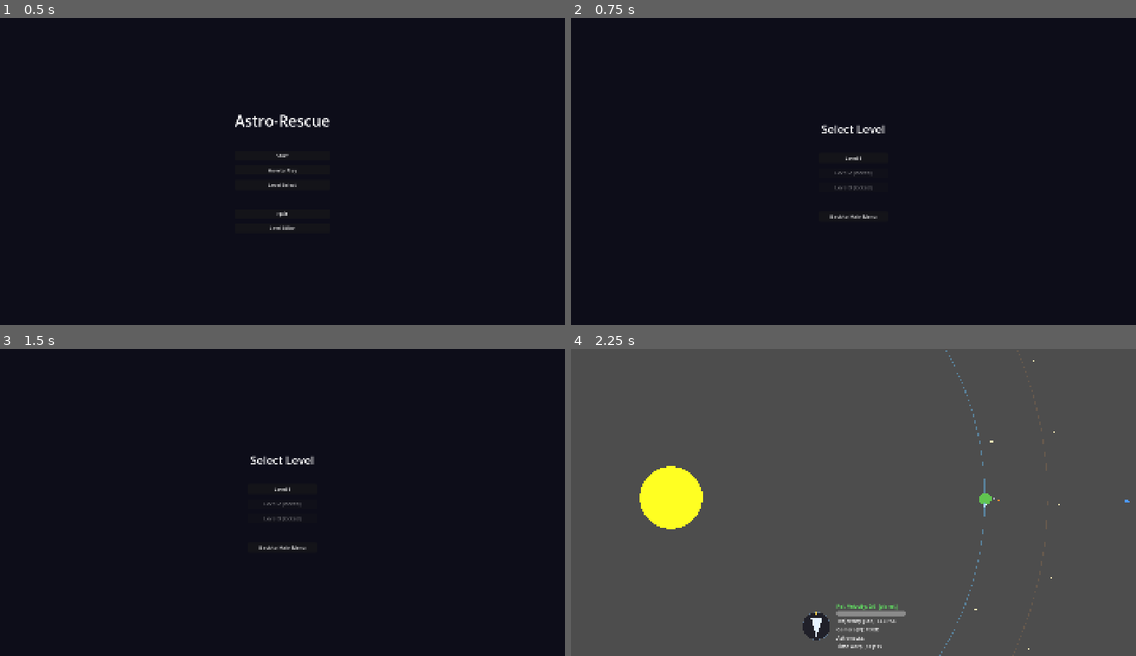
Above: before the commit, frames 1-4 (two rows, left to right).
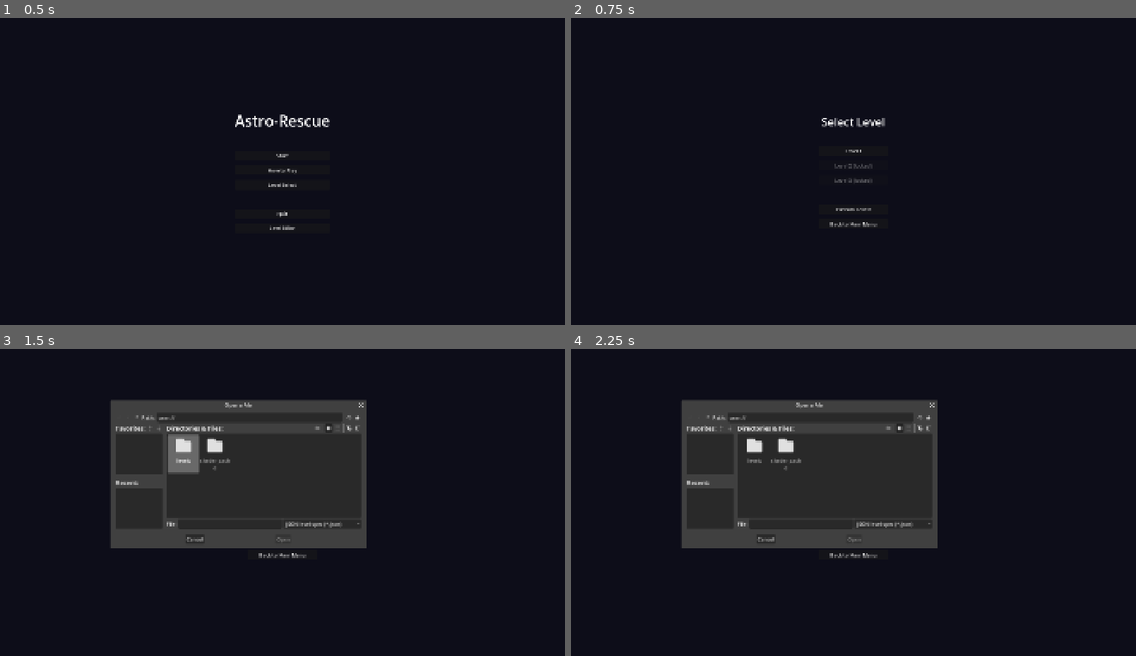
Above: after the commit, the same moments.

Repository: swan-eternal/astrorescue
Game: Godot game, scene res://scenes/main_menu.tscn
Two runs of this game, one before a commit and one after it. Both use one fixed random seed, a clock stepped at 60 frames per second and the inputs below.
Inputs (mouse positions are in pixels of both pictures, inside the frame that each line leads up to):
- Up to frame 1 (0.5 s): no input
- Up to frame 2 (0.75 s): click "Level Select" at 0.5 s
- Up to frame 3 (1.5 s): click (282, 539) at 1.25 s, where only the run after the commit has a clickable "Custom Levels"
- Up to frame 4 (2.25 s): click "Level 1" at 2 s

Frame 1 is identical in both runs. In frame 2, 0.9% of the frame differs, in the area x 44-56%, y 32-69%; in frame 3, 21%; in frame 4, 92%, in the area x 0-100%, y 0-100%.

Commit message:
feat(menu): Custom Levels button in level select + rename test_spec → pending_spec
Two related changes bundled per Jason's commit cadence feedback.

1) Rename SaveState.test_spec → pending_spec.
   The field was originally named for the editor's Test Level button,
   but Jason added a Custom Levels button in level_select that uses
   the same mechanism (push a spec to SaveState, loader picks it up).
   'pending_spec' accurately describes what it holds (the next
   level's in-memory spec, consumed on use) regardless of who set it.
   Touched: save_state.gd (declaration + docstring), level_loader.gd
   (consume + reset path), level_editor.gd (_on_test_level + header
   comment), level_select.gd (new code).

2) Custom Levels button in level_select.
   Adds a 'Custom Levels' button below the core level buttons. Click
   opens a FileDialog (user://levels/, *.json filter). Picking a file
   reads+parses+version-validates it, pushes the dict to
   SaveState.pending_spec, and changes scene to level.tscn — the
   loader picks it up the same way as the editor's Test Level.
   No sun-invariant enforcement here: the editor is the authoring
   tool that enforces 'exactly one sun'; this menu just plays what's
   on disk. A sun-less file gives an empty game scene, which is a
   reasonable failure mode for 'you authored a malformed level.'

   Reuses the same FileDialog pattern from the editor (built in code,
   ACCESS_USERDATA, filters to *.json) so we don't need a node in
   the .tscn. Adds one Button node (CustomLevelsButton) to the tscn
   between Spacer2 and BackButton.

3) Astro-Rescue.md TODO updated:
   - Section 3 marks Custom Levels done (with cross-references to the
     commits that built it)
   - Section 3 also adds a new bullet for the trajectory-prediction
     crash Jason hit at extreme mass ratios — flagged for future
     investigation. The slider limits (PLANET_MASS etc.) are upper
     bounds only; tightening them keeps the user out of the failure
     mode but doesn't fix the underlying OrbitCalculator math.

Diff:
--- a/scenes/level_select.tscn
+++ b/scenes/level_select.tscn
@@ -62,6 +62,11 @@
 layout_mode = 2
 custom_minimum_size = Vector2(0, 30)
 
+[node name="CustomLevelsButton" type="Button" parent="CenterContainer/VBoxContainer"]
+layout_mode = 2
+text = "Custom Levels"
+custom_minimum_size = Vector2(220, 0)
+
 [node name="BackButton" type="Button" parent="CenterContainer/VBoxContainer"]
 layout_mode = 2
 text = "Back to Main Menu"
--- a/scripts/level_loader.gd
+++ b/scripts/level_loader.gd
@@ -38,18 +38,18 @@
 
 ## Resolve the level number from SaveState (set by main_menu /
 ## level_select in Phase 8), load the corresponding JSON, and build
-## the scene's per-level content from it. If SaveState.test_spec is
-## non-empty (set by the level editor's Test Level button), use that
-## spec instead — editor's in-memory state is the source of truth
-## during testing.
+## the scene's per-level content from it. If SaveState.pending_spec is
+## non-empty (set by the level editor's Test Level button OR the level
+## select menu's Custom Levels button), use that spec instead — the
+## in-memory state is the source of truth during testing / custom play.
 func _load_level() -> void:
-	# Test level path: editor pushed a spec via SaveState.test_spec.
-	# Takes priority over JSON loading. Consumed on use so subsequent
-	# level loads (e.g., after winning and choosing Next Level) fall
-	# back to the normal JSON path.
-	if not SaveState.test_spec.is_empty():
-		var spec_to_use: Dictionary = SaveState.test_spec
-		SaveState.test_spec = {}
+	# Test / custom level path: editor or level-select pushed a spec
+	# via SaveState.pending_spec. Takes priority over JSON loading.
+	# Consumed on use so subsequent level loads (e.g., after winning
+	# and choosing Next Level) fall back to the normal JSON path.
+	if not SaveState.pending_spec.is_empty():
+		var spec_to_use: Dictionary = SaveState.pending_spec
+		SaveState.pending_spec = {}
 		build_scene_from_spec(spec_to_use, get_parent())
 		return
 
--- a/scripts/level_select.gd
+++ b/scripts/level_select.gd
@@ -15,8 +15,15 @@
 	$CenterContainer/VBoxContainer/Level2Button,
 	$CenterContainer/VBoxContainer/Level3Button,
 ]
+@onready var custom_levels_button: Button = $CenterContainer/VBoxContainer/CustomLevelsButton
 @onready var back_button: Button = $CenterContainer/VBoxContainer/BackButton
 @onready var _audio_manager: Node = get_node("/root/AudioManager")
+
+
+# FileDialog for the Custom Levels picker. Built in code so we don't
+# need to add a node to the .tscn. Defaults to user://levels/ where
+# the editor's Save writes.
+var _custom_dialog: FileDialog
 
 
 ## Wire up the back button, start the menu music, and enable/disable
@@ -25,6 +32,7 @@
 ## missing.
 func _ready() -> void:
 	back_button.pressed.connect(_on_back_pressed)
+	custom_levels_button.pressed.connect(_on_custom_levels_pressed)
 
 	# Level picker is a menu-like screen, so it uses the menu music.
 	_audio_manager.play_menu_music()
@@ -40,6 +48,22 @@
 			button.disabled = true
 			button.text = "Level %d (locked)" % level_num
 
+	_build_custom_dialog()
+
+
+## Build the FileDialog used by the Custom Levels picker. Same shape as
+## the editor's Save/Load dialogs: ACCESS_USERDATA, *.json filter,
+## opens in user://levels/.
+func _build_custom_dialog() -> void:
+	var dialog := FileDialog.new()
+	dialog.file_mode = FileDialog.FILE_MODE_OPEN_FILE
+	dialog.access = FileDialog.ACCESS_USERDATA
+	dialog.current_dir = "user://levels"
+	dialog.filters = PackedStringArray(["*.json ; JSON level spec"])
+	dialog.file_selected.connect(_on_custom_dialog_file_selected)
+	add_child(dialog)
+	_custom_dialog = dialog
+
 
 ## Level-button handler: jump to the selected level. The level number
 ## is bound via .bind() in _ready so this single handler serves all
@@ -53,3 +77,42 @@
 ## Back-button handler: return to the main menu.
 func _on_back_pressed() -> void:
 	get_tree().change_scene_to_file("res://scenes/main_menu.tscn")
+
+
+## Custom Levels click: open the file picker (defaults to user://levels/).
+## Files in that directory are written by the level editor's Save button.
+## We do NOT enforce the editor's sun invariant here — the editor is the
+## authoring tool, and this menu just plays what's on disk. A sun-less
+## file will simply produce an empty game scene.
+func _on_custom_levels_pressed() -> void:
+	if not DirAccess.dir_exists_absolute("user://levels"):
+		DirAccess.make_dir_recursive_absolute("user://levels")
+	_custom_dialog.popup_centered_ratio(0.6)
+
+
+## FileDialog callback: read+parse the chosen file, push the spec
+## into SaveState.pending_spec, and change scene to level.tscn. The
+## loader checks pending_spec before reading JSON, so the in-memory
+## spec is the source of truth — same mechanism the editor's Test
+## Level button uses.
+##
+## Rejects files with the wrong schema version (only v3 supported).
+## Malformed JSON, unreadable files, and bad versions all push_error
+## and leave the menu intact (no scene change).
+func _on_custom_dialog_file_selected(path: String) -> void:
+	var file := FileAccess.open(path, FileAccess.READ)
+	if file == null:
+		push_error("LevelSelect: failed to open %s (err %d)" % [path, FileAccess.get_open_error()])
+		return
+	var json_text := file.get_as_text()
+	file.close()
+	var data: Variant = JSON.parse_string(json_text)
+	if not data is Dictionary:
+		push_error("LevelSelect: failed to parse JSON in %s" % path)
+		return
+	var version: int = (data as Dictionary).get("version", 0)
+	if version != 3:
+		push_error("LevelSelect: unsupported schema version %d in %s (expected 3)" % [version, path])
+		return
+	SaveState.pending_spec = data
+	get_tree().change_scene_to_file("res://scenes/level.tscn")
--- a/scripts/save_state.gd
+++ b/scripts/save_state.gd
@@ -20,11 +20,12 @@
 
 
 # Editor test-spec: when non-empty, the next level scene to load uses
-# this spec instead of reading JSON from disk. Set by the level editor's
-# Test Level button. Consumed (set back to {}) by LevelLoader._load_level
-# on use — one-shot transfer mechanism so subsequent level loads fall
-# back to the normal JSON path.
-var test_spec: Dictionary = {}
+# this spec instead of reading JSON from disk. Set by either the level
+# editor's Test Level button or the level select menu's Custom Levels
+# button. Consumed (set back to {}) by LevelLoader._load_level on use
+# — one-shot transfer mechanism so subsequent level loads fall back
+# to the normal JSON path.
+var pending_spec: Dictionary = {}
 
 
 ## Load the saved state from disk on startup, so the menu's
--- a/tools/level_editor/level_editor.gd
+++ b/tools/level_editor/level_editor.gd
@@ -987,7 +987,7 @@
 # the distinction didn't add value (Jason's feedback after 38ee7ee).
 # Load opens a FileDialog in OPEN_FILE mode, parses the JSON, replaces
 # the in-memory spec, and refreshes the body list / viewport / inspector.
-# Test Level pushes the in-memory spec into SaveState.test_spec and
+# Test Level pushes the in-memory spec into SaveState.pending_spec and
 # changes scene to level.tscn — the loader checks that field before
 # JSON and uses the editor's spec as the source of truth.
 
@@ -1076,10 +1076,10 @@
 
 ## "Play what I just made" — push the editor's spec into SaveState
 ## and change to the actual game scene. The loader checks
-## SaveState.test_spec before reading JSON, so the editor's in-memory
+## SaveState.pending_spec before reading JSON, so the editor's in-memory
 ## spec is the source of truth. Loader consumes the field (sets back
 ## to {}) so subsequent scene loads (e.g., winning the test and then
 ## Next Level) fall back to JSON.
 func _on_test_level() -> void:
-	SaveState.test_spec = spec
+	SaveState.pending_spec = spec
 	get_tree().change_scene_to_file("res://scenes/level.tscn")
Not shown, changed: Astro-Rescue.md
